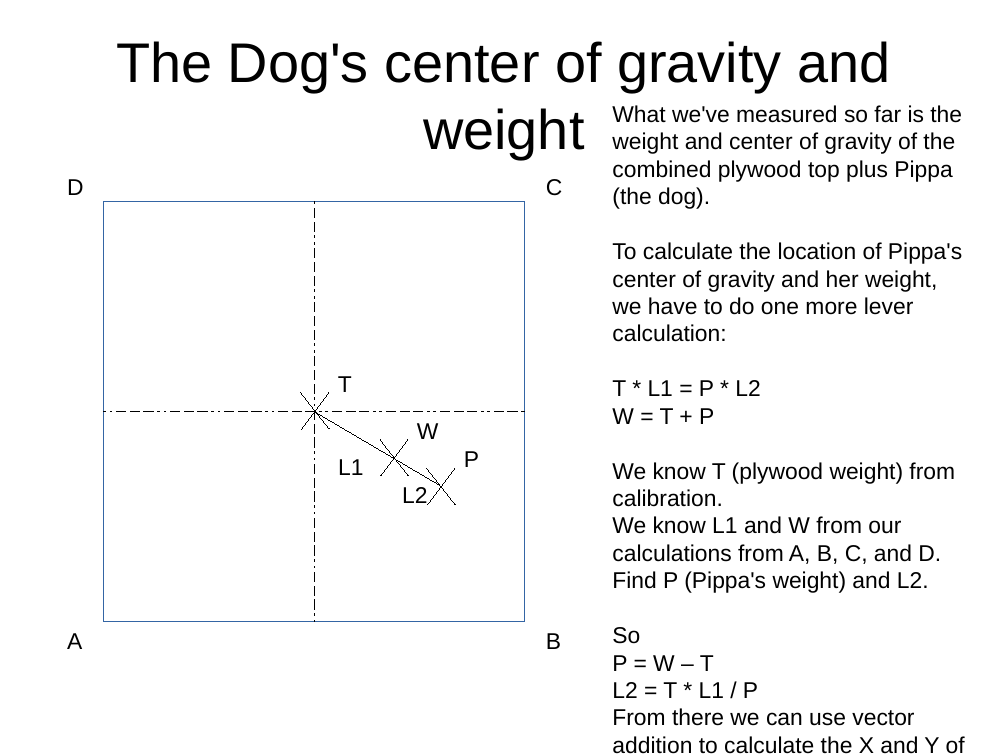
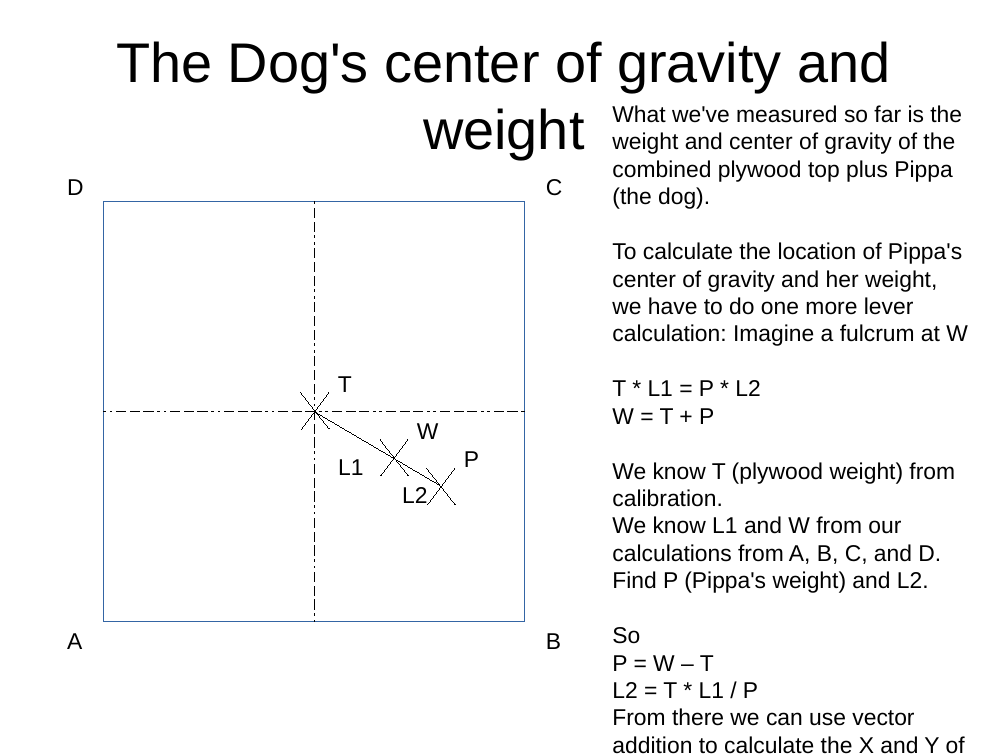
Before and after one commit to bneedhamia/CurieBLEWeightMonitor, a slide deck: slide 16 of ProjectMath.odp (slide 21 before the commit). Drawn at 1008x756 pixels with LibreOffice and Linux fonts; fonts in the diff are those of the drawing. Boxes give left, top, right and bottom in pixels: in the first picture for what was removed or moved away, otherwise in the second. Text is boxed around its words. In the diff, an @@ line names an element or a change of style, - is before the commit and + after.

Commit message:
redid the math to find center of gravity; marked the center of gravity of the top plywood circle

```diff
--- a/ProjectMath.odp
+++ b/ProjectMath.odp
@@ text at [612,242,968,346]: text changed @@
-To calculate the location of Pippa's center of gravity and her weight, we have to do one more lever calculation:
+To calculate the location of Pippa's center of gravity and her weight, we have to do one more lever calculation: Imagine a fulcrum at W
```
Also in this commit, not shown: 6 other slides changed, 6 slides added, 1 slide removed, 2 other files.
